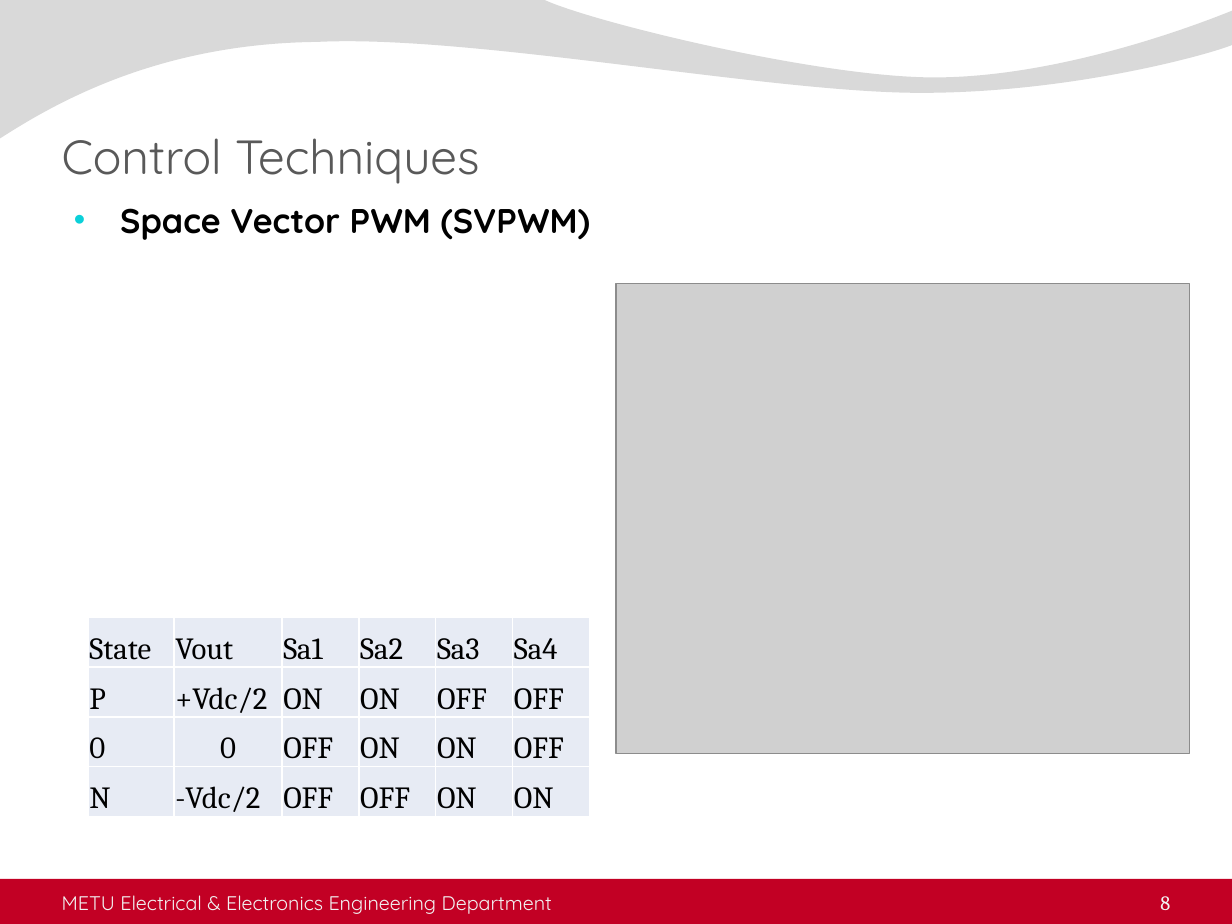
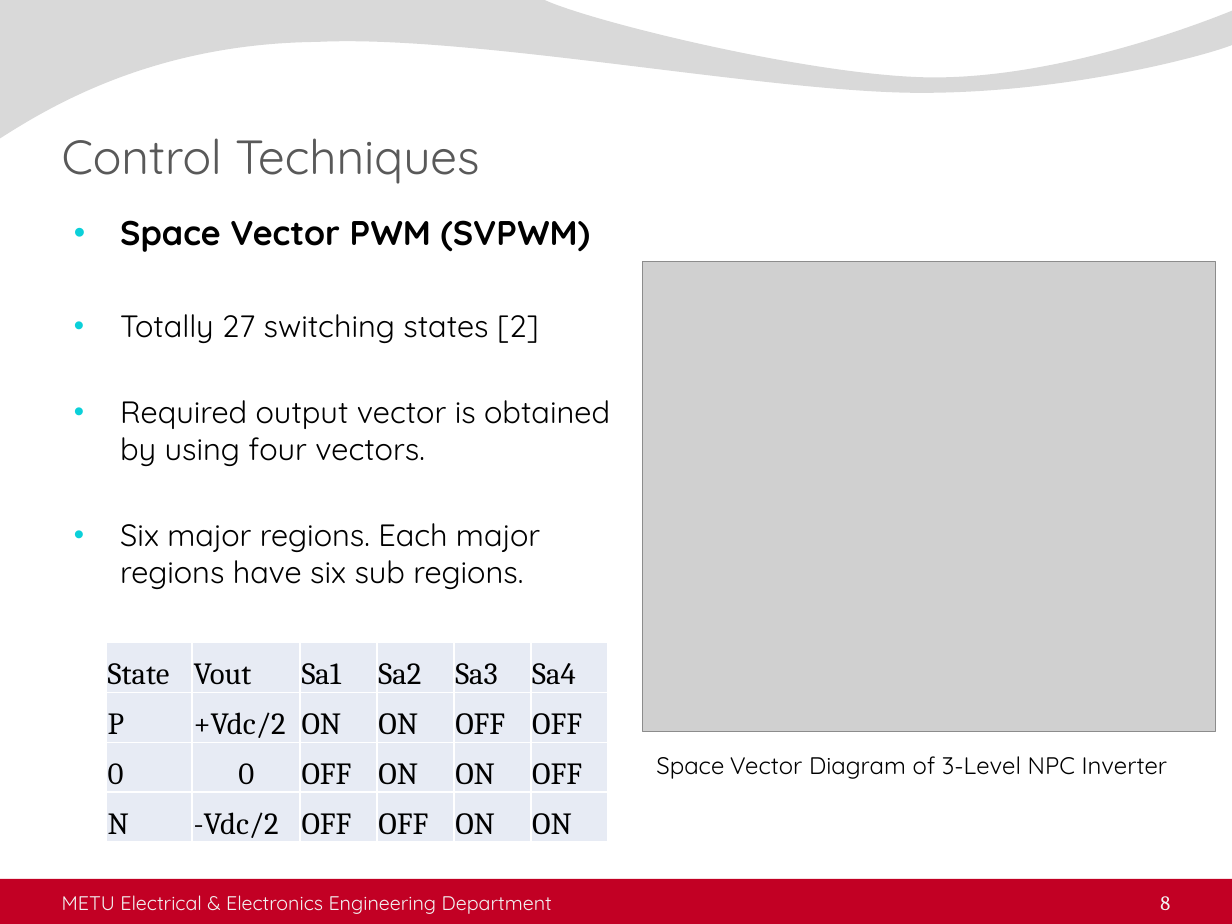
Before and after one commit to ahmetcan-akuz/Thesis, a slide deck: slide 8 of Seminar/metu_eee_seminar_presentation.pptx. Drawn at 1232x924 pixels with LibreOffice and Linux fonts; fonts in the diff are those of the drawing; grey boxes stand for pictures; background and template pictures are left out. Boxes give left, top, right and bottom in pixels: in the first picture for what was removed or moved away, otherwise in the second. Text is boxed around its words. In the diff, an @@ line names an element or a change of style, - is before the commit and + after.

```diff
--- a/Seminar/metu_eee_seminar_presentation.pptx
+++ b/Seminar/metu_eee_seminar_presentation.pptx
@@ text "Space Vector PWM (SVPWM)" moved from (x1=120, y1=208, x2=590, y2=240) to (x1=120, y1=220, x2=610, y2=589) @@
@@ picture moved from (x1=616, y1=283, x2=1189, y2=753) to (x1=642, y1=261, x2=1215, y2=731) @@
@@ text at (x1=120, y1=314, x2=610, y2=589): paragraphs added @@
+• Totally 27 switching states [2]
+• Required output vector is obtained by using four vectors.
+• Six major regions. Each major regions have six sub regions.
@@ table moved from (x1=87, y1=617, x2=588, y2=817) to (x1=106, y1=643, x2=606, y2=843) @@
@@ text added at (x1=656, y1=756, x2=1168, y2=779), 14 pt, text #000000 @@
+Space Vector Diagram of 3-Level NPC Inverter
```
Also in this commit, not shown: 11 other slides changed, 1 slide added, 1 slide removed, 4 other files.
